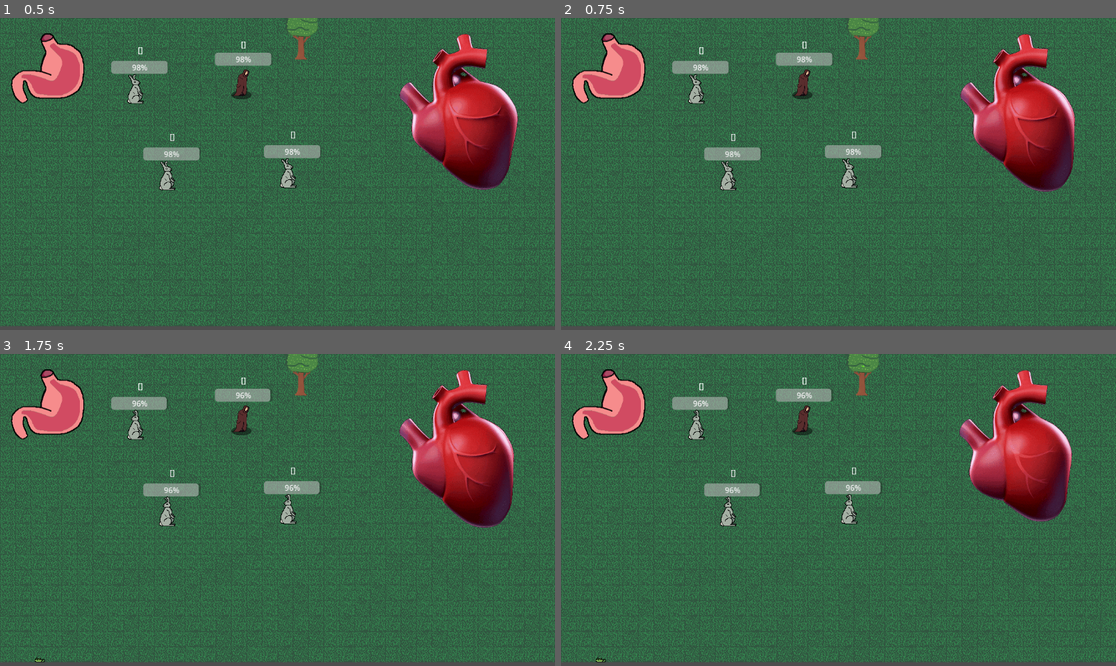
Above: before the commit, frames 1-4 (two rows, left to right).
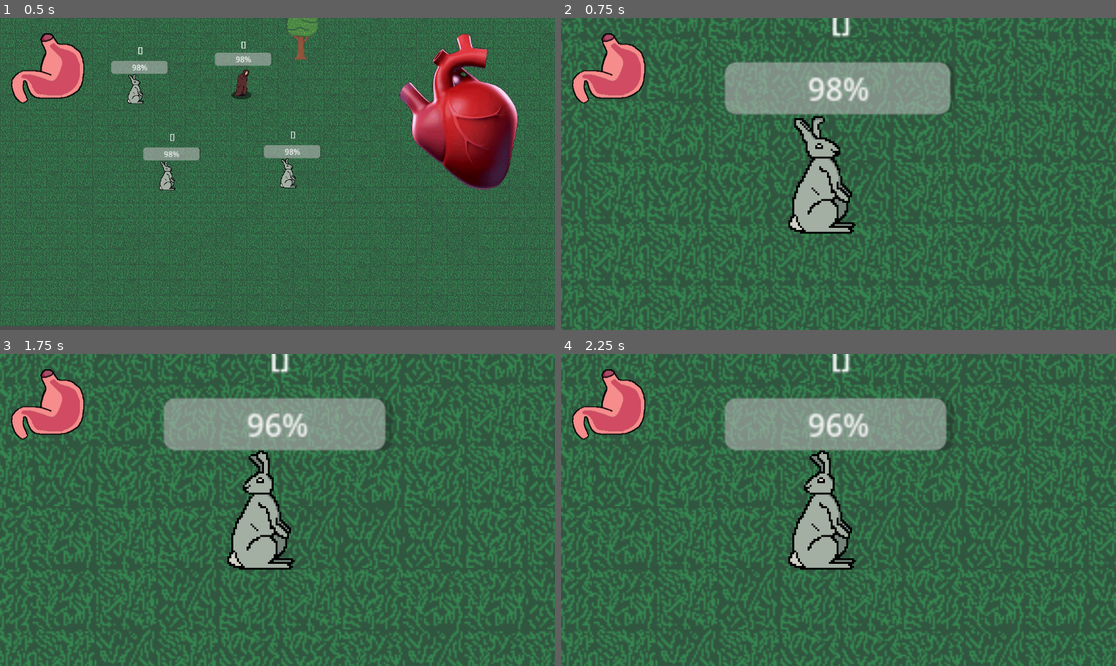
Above: after the commit, the same moments.

Repository: rundoom/Upraiser
Game: Godot game, scene res://creature/grass_test.tscn
The game is run twice, just before and just after one commit, with the same random seed, the same clock (stepped at 60 frames per second) and the same inputs.
Inputs (mouse positions are in pixels of both pictures, inside the frame that each line leads up to):
- Up to frame 1 (0.5 s): no input
- Up to frame 2 (0.75 s): move the mouse to (733, 174) at 0.52 s; press the mouse at (733, 174) at 0.53 s
- Up to frame 3 (1.75 s): right-click (172, 510) at 0.8 s; move the mouse to (294, 510) at 1.27 s; release the mouse at (294, 510) at 1.28 s; right-click (294, 510) at 1.35 s; click (294, 510) at 1.55 s
- Up to frame 4 (2.25 s): move the mouse to (699, 425) at 2.02 s; press the mouse at (699, 425) at 2.03 s

Frame 1 is identical in both runs. In frame 2, 45% of the frame differs, in the area x 0-100%, y 0-100%; in frame 3, 45%; in frame 4, 45%.

Commit message:
Added camera zoom on selecting unit

Diff:
--- a/creature/npc/npc.gd
+++ b/creature/npc/npc.gd
@@ -22,6 +22,7 @@
 @onready var world := get_tree().get_first_node_in_group("world") as WorldGame
 @onready var animated_sprite_2d: AnimatedSprite2D = $Rotator/AnimatedSprite2D
 @onready var rotator: Marker2D = $Rotator
+@onready var main_camera := get_tree().get_first_node_in_group("main_camera") as Camera2D
 
 static var MARGIN_HOLD := 5.0
 static var MARGIN_MOVE := 0.1
@@ -41,9 +42,12 @@
 			for it in get_tree().get_nodes_in_group("pickable"):
 				if it == self: continue
 				it.is_picked = false
-#				it.modulate = Color.WHITE
+			main_camera.enabled = true
+			main_camera.reparent(self, false)
+		else:
+			main_camera.reparent(world, false)
+			main_camera.enabled = false
 		is_picked = val
-#		modulate = Color.BLACK
 
 
 signal food_changed(npc, food)
@@ -181,8 +185,9 @@
 
 func _input(event: InputEvent) -> void:
 	if under_cursor and event.is_action_pressed("LMB"):
-		print(self)
 		is_picked = true
+	if is_picked and event.is_action_pressed("RMB"):
+		is_picked = false
 
 
 func toggle_ui_signals(enable: bool):
@@ -194,3 +199,7 @@
 			food_changed.emit(self, food)
 		else:
 			if food_changed.is_connected(it.food_change): food_changed.disconnect(it.food_change)
+
+
+func _on_tree_exiting() -> void:
+	is_picked = false
--- a/creature/npc/npc.tscn
+++ b/creature/npc/npc.tscn
@@ -116,4 +116,5 @@
 
 [connection signal="mouse_entered" from="." to="." method="_on_mouse_entered"]
 [connection signal="mouse_exited" from="." to="." method="_on_mouse_exited"]
+[connection signal="tree_exiting" from="." to="." method="_on_tree_exiting"]
 [connection signal="body_entered" from="Picker" to="." method="_on_picker_body_entered"]
--- a/general/food_for_stomach.gd
+++ b/general/food_for_stomach.gd
@@ -65,8 +65,6 @@
 	var advance_to_pos = animation_player.current_animation_length - (vol * (animation_player.current_animation_length / max_vol))
 	var advance_secs = advance_to_pos - animation_player.current_animation_position
 
-	printt(vol, advance_to_pos)
-
 	if is_just_started:
 		animation_player.advance(advance_secs)
 	elif advance_secs > 0:
--- a/project.godot
+++ b/project.godot
@@ -25,6 +25,11 @@
 "events": [Object(InputEventMouseButton,"resource_local_to_scene":false,"resource_name":"","device":-1,"window_id":0,"a …(256 unchanged characters)…
 ]
 }
+RMB={
+"deadzone": 0.5,
+"events": [Object(InputEventMouseButton,"resource_local_to_scene":false,"resource_name":"","device":-1,"window_id":0,"alt_pressed":false,"shift_pressed":false,"ctrl_pressed":false,"meta_pressed":false,"button_mask":2,"position":Vector2(124, 10),"global_position":Vector2(128, 53),"factor":1.0,"button_index":2,"canceled":false,"pressed":true,"double_click":false,"script":null)
+]
+}
 
 [layer_names]
 
--- a/world/world.tscn
+++ b/world/world.tscn
@@ -176,9 +176,9 @@
 
 [node name="CanvasLayer" parent="." instance=ExtResource("7_o7yiw")]
 
-[node name="Camera2D" type="Camera2D" parent="."]
-position = Vector2(648, 420)
+[node name="MainCamera" type="Camera2D" parent="." groups=["main_camera"]]
 enabled = false
 zoom = Vector2(4, 4)
+position_smoothing_enabled = true
 
 [connection signal="ready" from="." to="." method="create_pathfinding_points"]
